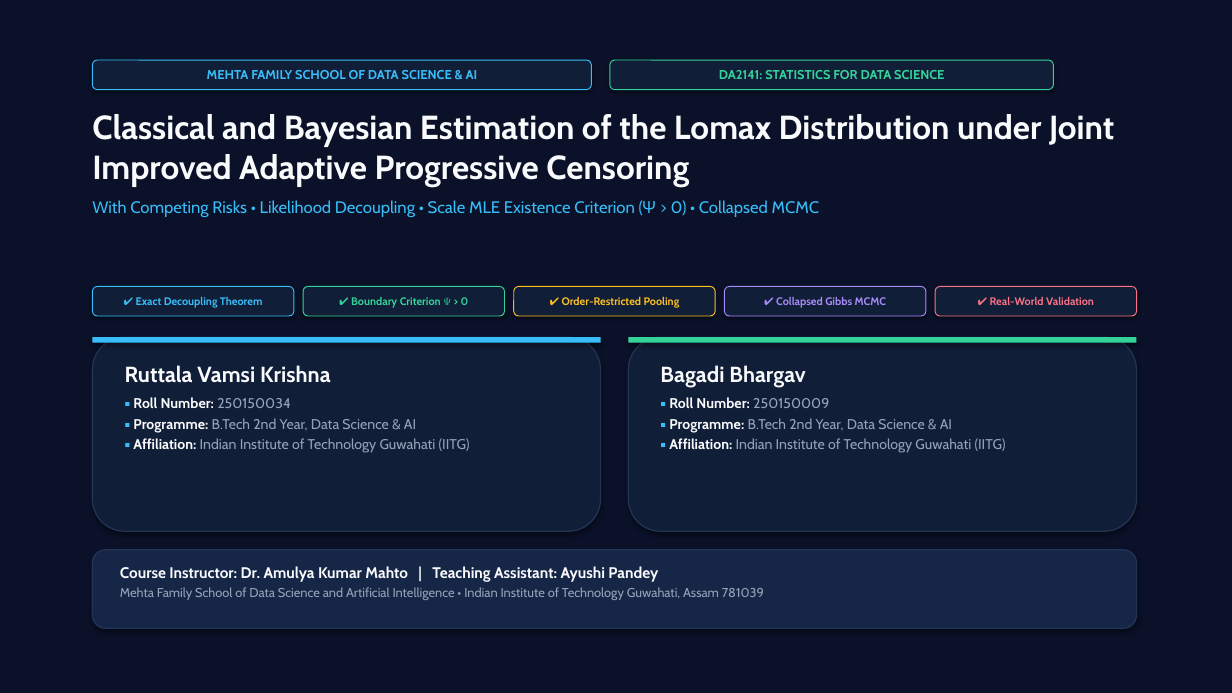
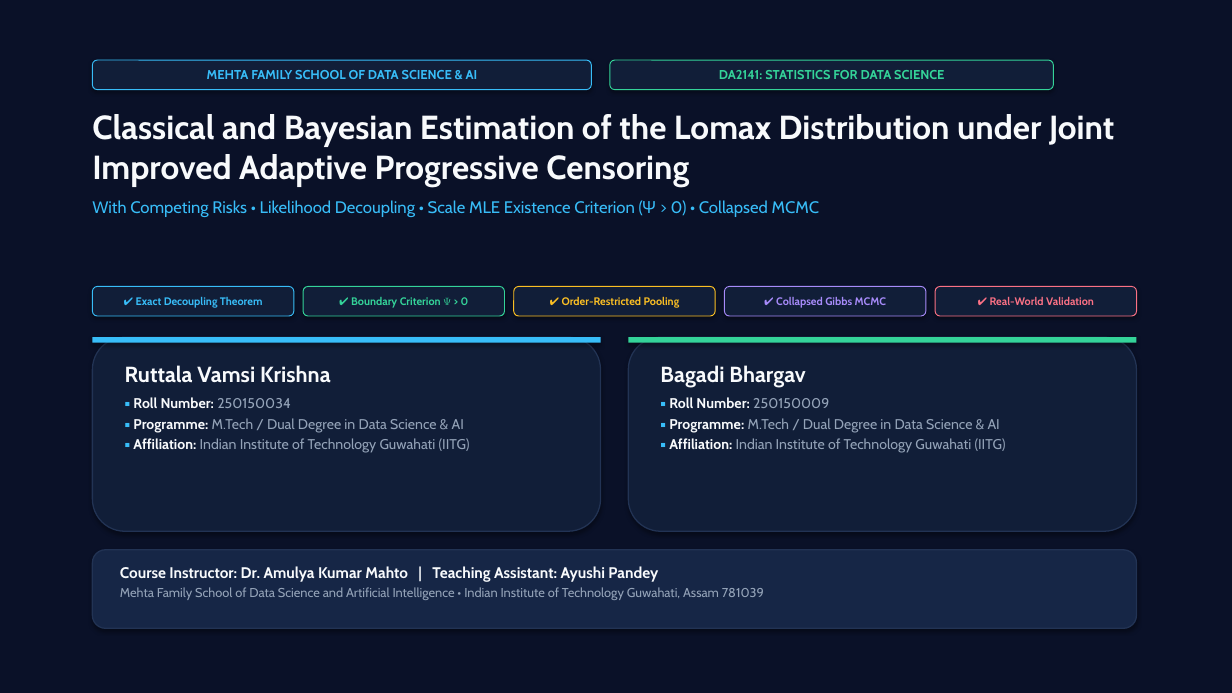
Before and after one commit to bbhargav2628/Lomax-JIAPCS-Competing-Risks, a slide deck: slide 1 of Lomax_JIAPCS_Presentation.pptx. Drawn at 1232x693 pixels with LibreOffice and Linux fonts; fonts in the diff are those of the drawing. Boxes give left, top, right and bottom in pixels: in the first picture for what was removed or moved away, otherwise in the second. Text is boxed around its words. In the diff, an @@ line names an element or a change of style, - is before the commit and + after.

Commit message:
Rebuild presentation under new workspace path

```diff
--- a/Lomax_JIAPCS_Presentation.pptx
+++ b/Lomax_JIAPCS_Presentation.pptx
@@ text at [133, 418, 464, 432]: text changed @@
-▪ Programme: B.Tech 2nd Year, Data Science & AI
+▪ Programme: M.Tech / Dual Degree in Data Science & AI
@@ text at [669, 418, 1000, 432]: text changed @@
-▪ Programme: B.Tech 2nd Year, Data Science & AI
+▪ Programme: M.Tech / Dual Degree in Data Science & AI
```
